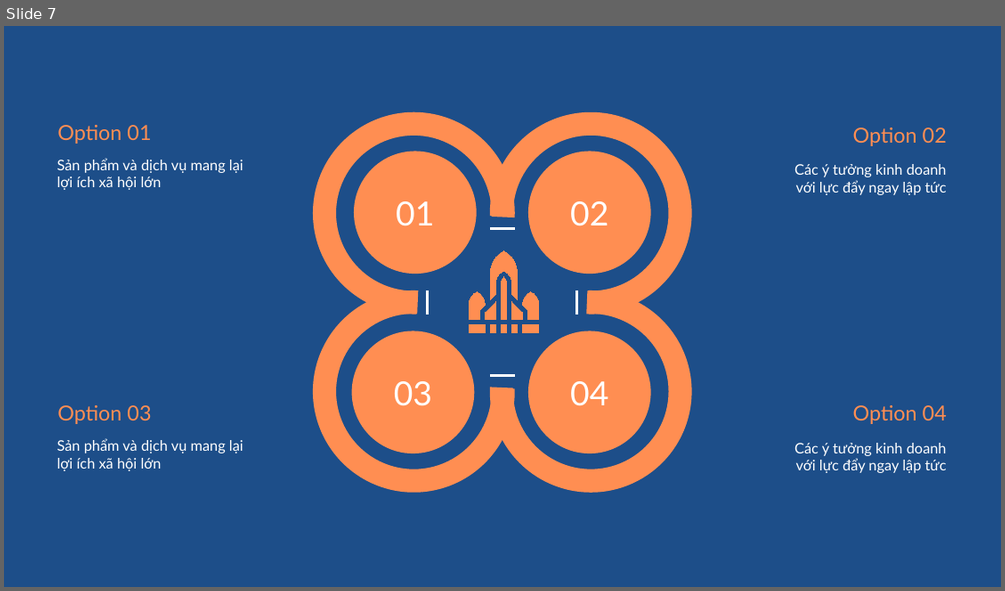
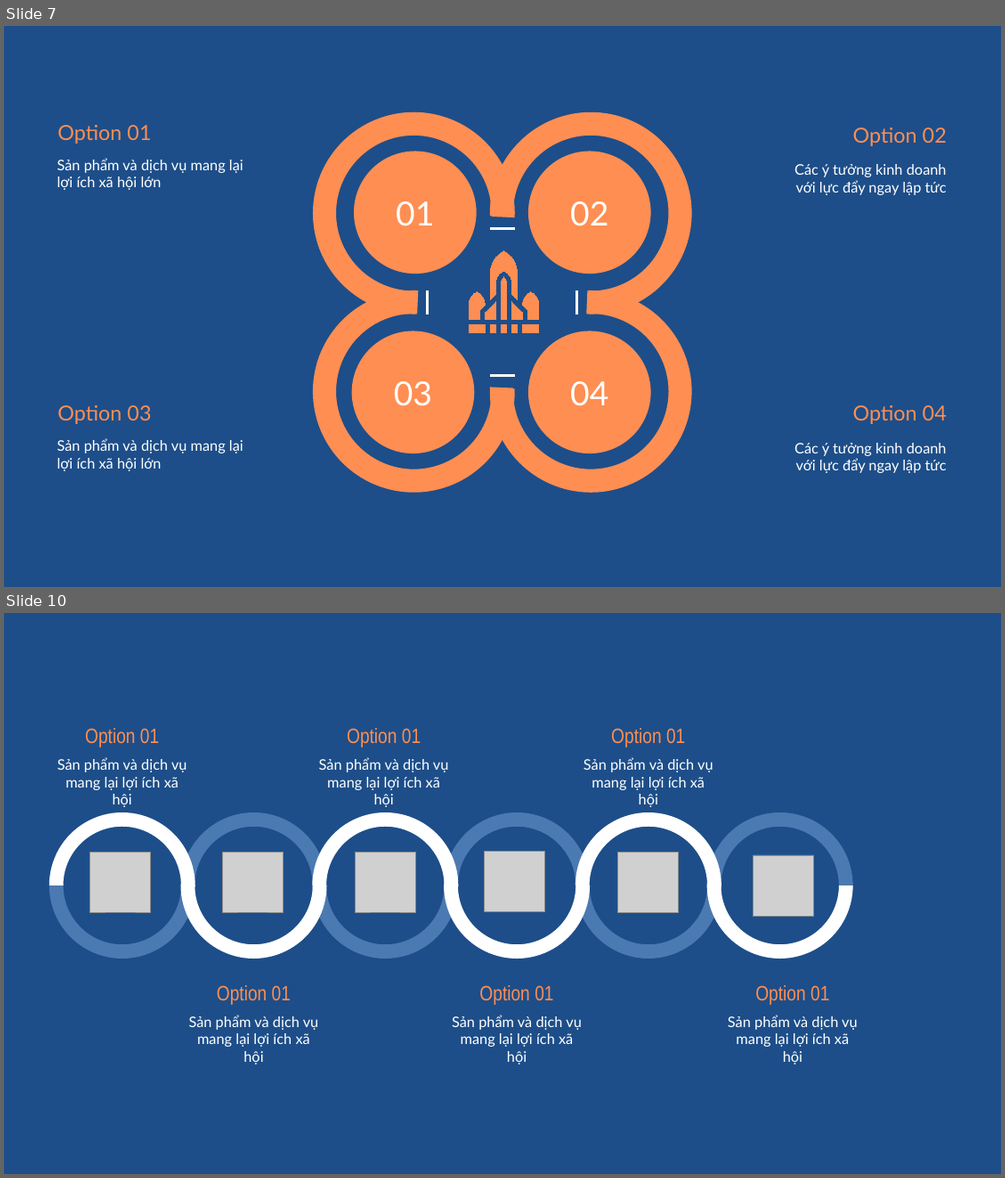
Before and after one commit to tranthanhbinh2603/PPTmasterclassV6_Powerpoint_from_A_to_Z, a slide deck: Khoá 2/Bài 53/Học liệu Infographic.pptx. Shown one above the other, each under a label of ours: slide 7 before the commit, slides 7 and 10 after it; the slides between them are not shown. The pictures are 1005x591 and 1005x1178 pixels, drawn with LibreOffice and Linux fonts; fonts in the diff are those of the drawing; grey boxes stand for pictures; background and template pictures are left out. Boxes give left, top, right and bottom in pixels: in the first picture for what was removed or moved away, otherwise in the second. Text is boxed around its words. In the diff, an @@ line names an element or a change of style, - is before the commit and + after.

```diff
--- a/Khoá 2/Bài 53/Học liệu Infographic.pptx
+++ b/Khoá 2/Bài 53/Học liệu Infographic.pptx
@@ slide 10 added at (4,613,1001,1174), background #1D4E89 @@
@@ text added at (85,728,159,747), 20 pt, text #FF8E52 @@
+Option 01
@@ text added at (347,728,421,747), 20 pt, text #FF8E52 @@
+Option 01
@@ text added at (611,728,685,747), 20 pt, text #FF8E52 @@
+Option 01
@@ text added at (57,757,187,790), 14 pt, text #FFFFFF @@
+Sản phẩm và dịch vụ mang lại lợi ích xã hội
@@ text added at (319,757,449,790), 14 pt, text #FFFFFF @@
+Sản phẩm và dịch vụ mang lại lợi ích xã hội
@@ text added at (583,757,713,790), 14 pt, text #FFFFFF @@
+Sản phẩm và dịch vụ mang lại lợi ích xã hội
@@ arch (boxed as its full ring) added at (48,812,194,958), fill #4B7AB2 @@
@@ arch (boxed as its full ring) added at (48,812,194,958), fill #FFFFFF @@
@@ arch (boxed as its full ring) added at (180,812,326,958), fill #4B7AB2 @@
@@ arch (boxed as its full ring) added at (180,812,326,958), fill #FFFFFF @@
@@ arch (boxed as its full ring) added at (312,812,458,958), fill #4B7AB2 @@
@@ arch (boxed as its full ring) added at (312,812,458,958), fill #FFFFFF @@
@@ arch (boxed as its full ring) added at (444,812,590,958), fill #4B7AB2 @@
@@ arch (boxed as its full ring) added at (444,812,590,958), fill #FFFFFF @@
@@ arch (boxed as its full ring) added at (575,812,721,958), fill #4B7AB2 @@
@@ arch (boxed as its full ring) added at (575,812,721,958), fill #FFFFFF @@
@@ arch (boxed as its full ring) added at (707,812,853,958), fill #4B7AB2 @@
@@ arch (boxed as its full ring) added at (707,812,853,958), fill #FFFFFF @@
@@ picture added at (90,852,151,912) @@
@@ picture added at (222,852,283,912) @@
@@ picture added at (355,852,415,912) @@
@@ picture added at (485,852,545,912) @@
@@ picture added at (617,852,678,912) @@
@@ picture added at (753,855,814,916) @@
@@ text added at (217,985,291,1005), 20 pt, text #FF8E52 @@
+Option 01
@@ text added at (479,985,553,1005), 20 pt, text #FF8E52 @@
+Option 01
@@ text added at (755,985,829,1005), 20 pt, text #FF8E52 @@
+Option 01
@@ text added at (189,1014,319,1046), 14 pt, text #FFFFFF @@
+Sản phẩm và dịch vụ mang lại lợi ích xã hội
@@ text added at (452,1014,582,1046), 14 pt, text #FFFFFF @@
+Sản phẩm và dịch vụ mang lại lợi ích xã hội
@@ text added at (728,1014,858,1046), 14 pt, text #FFFFFF @@
+Sản phẩm và dịch vụ mang lại lợi ích xã hội
```
Also in this commit, not shown: 3 other slides added, 10 slides removed, 1 other file.
